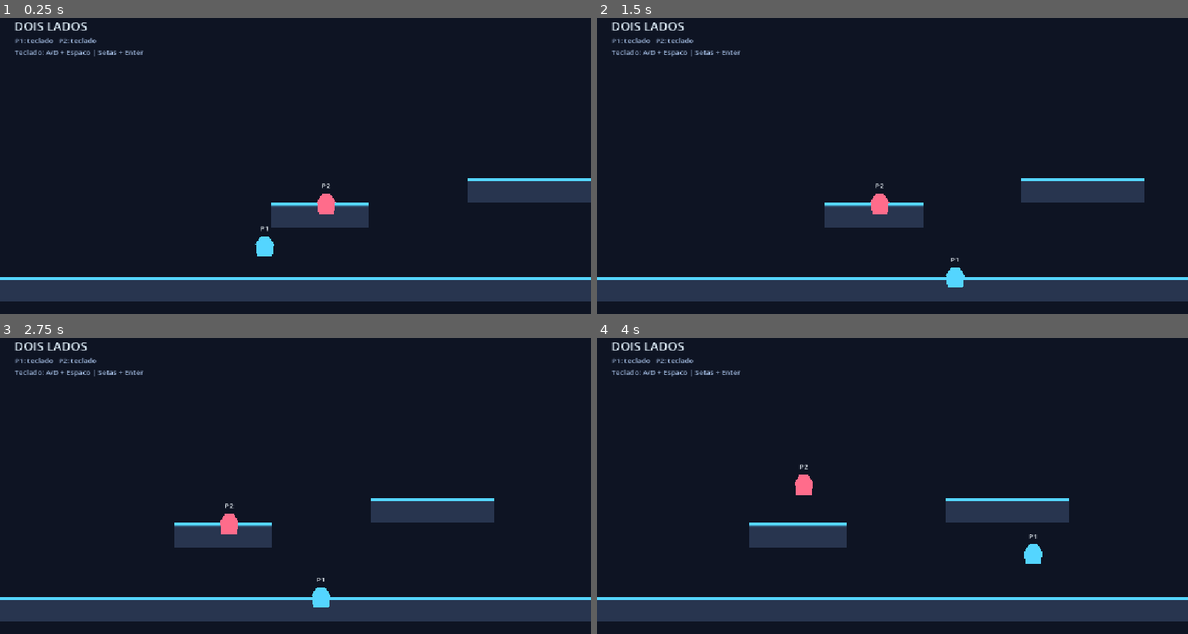
Above: before the commit, frames 1-4 (two rows, left to right).
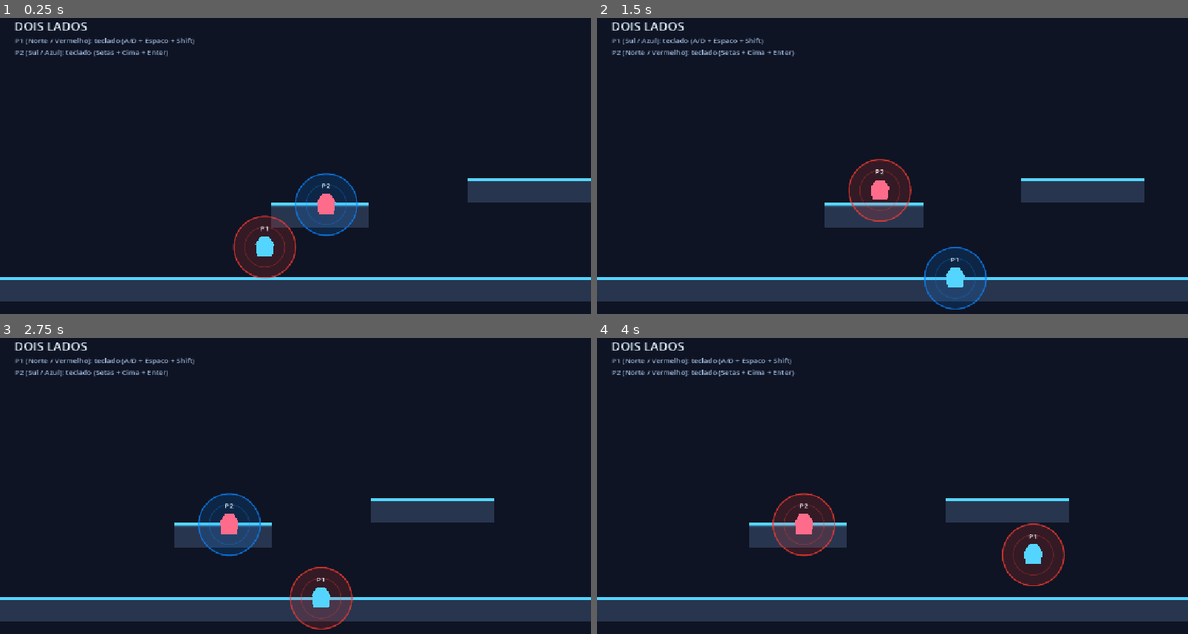
Above: after the commit, the same moments.

Repository: marioxaxa/amizadetudo
Game: Godot game, scene res://node_2d.tscn
The game is run twice, just before and just after one commit, with the same random seed, the same clock (stepped at 60 frames per second) and the same inputs.
Inputs:
- Up to frame 1 (0.25 s): no input
- Up to frame 2 (1.5 s): tap Enter (p2_jump, bound only before the commit) at 0.5 s; hold D (p1_right) from 0.53 s (still down); tap Shift (p1_toggle_polarity, bound only after the commit) at 0.6 s; tap Space (p1_jump) at 0.77 s; tap Up (p2_jump, bound only after the commit) at 0.8, 1.35 s
- Up to frame 3 (2.75 s): tap Space (p1_jump) at 1.52 s; tap Enter (p2_jump, bound only before the commit) at 1.55, 2.1 s; release D (p1_right) at 2.03 s; hold A (p1_left) from 2.03 s (still down); tap Shift (p1_toggle_polarity, bound only after the commit) at 2.3 s
- Up to frame 4 (4 s): release A (p1_left) at 2.78 s; hold D (p1_right) from 2.78 s (still down); tap Left (p2_left) at 2.85 s; tap Space (p1_jump) at 3.02, 3.77 s; tap Up (p2_jump, bound only after the commit) at 3.05 s; tap Right (p2_right) at 3.6 s; tap Enter (p2_jump, bound only before the commit) at 3.8 s

The runs differ from the first frame. In frame 1, 3.6% of the frame differs, in the area x 2-61%, y 6-89%; in frame 2, 3.9%; in frame 3, 3.7%; in frame 4, 4.2%, in the area x 2-80%, y 6-84%.

Commit message:
mecânica de íma

Diff:
--- a/amizadetudo/node_2d.tscn
+++ b/amizadetudo/node_2d.tscn
@@ -1,48 +1,48 @@
-[gd_scene load_steps=3 format=3]
+[gd_scene format=3 uid="uid://bd1hrdyuwmule"]
 
-[ext_resource type="Script" path="res://scripts/main.gd" id="1_main"]
+[ext_resource type="Script" uid="uid://cuy5lcpr07wdl" path="res://scripts/main.gd" id="1_main"]
 [ext_resource type="PackedScene" path="res://player.tscn" id="2_player"]
 
-[node name="Game" type="Node2D"]
+[node name="Game" type="Node2D" unique_id=323105020]
 script = ExtResource("1_main")
 
-[node name="Backdrop" type="Polygon2D" parent="."]
+[node name="Backdrop" type="Polygon2D" parent="." unique_id=1721699380]
+color = Color(0.055, 0.082, 0.14, 1)
 polygon = PackedVector2Array(-1600, -600, 3000, -600, 3000, 900, -1600, 900)
-color = Color(0.055, 0.082, 0.14, 1)
 
-[node name="TileMapLayer" type="TileMapLayer" parent="."]
+[node name="TileMapLayer" type="TileMapLayer" parent="." unique_id=333318943]
 
-[node name="Players" type="Node2D" parent="."]
+[node name="Players" type="Node2D" parent="." unique_id=1402996685]
 
-[node name="PlayerOne" parent="Players" instance=ExtResource("2_player")]
+[node name="PlayerOne" parent="Players" unique_id=536436913 instance=ExtResource("2_player")]
 position = Vector2(180, 420)
-player_index = 1
 player_color = Color(0.333, 0.839, 1, 1)
 
-[node name="PlayerTwo" parent="Players" instance=ExtResource("2_player")]
+[node name="PlayerTwo" parent="Players" unique_id=1184196694 instance=ExtResource("2_player")]
 position = Vector2(300, 420)
 player_index = 2
 player_color = Color(1, 0.424, 0.549, 1)
+polarity = 1
 
-[node name="SharedCamera" type="Camera2D" parent="."]
+[node name="SharedCamera" type="Camera2D" parent="." unique_id=373816413]
 position = Vector2(240, 360)
-position_smoothing_enabled = true
-position_smoothing_speed = 6.0
 limit_left = -384
 limit_top = 0
 limit_right = 2208
 limit_bottom = 648
+position_smoothing_enabled = true
+position_smoothing_speed = 6.0
 
-[node name="CanvasLayer" type="CanvasLayer" parent="."]
+[node name="CanvasLayer" type="CanvasLayer" parent="." unique_id=1289739951]
 
-[node name="Title" type="Label" parent="CanvasLayer"]
+[node name="Title" type="Label" parent="CanvasLayer" unique_id=94282964]
 offset_left = 28.0
 offset_top = 22.0
 theme_override_colors/font_color = Color(0.9, 0.96, 1, 1)
 theme_override_font_sizes/font_size = 24
 text = "DOIS LADOS"
 
-[node name="Status" type="Label" parent="CanvasLayer"]
+[node name="Status" type="Label" parent="CanvasLayer" unique_id=1691519690]
 offset_left = 29.0
 offset_top = 57.0
 theme_override_colors/font_color = Color(0.65, 0.75, 0.9, 1)
--- a/amizadetudo/scripts/character_body_2d.gd
+++ b/amizadetudo/scripts/character_body_2d.gd
@@ -1,7 +1,16 @@
 extends CharacterBody2D
+
+enum Polarity {
+	NORTH,
+	SOUTH
+}
 
 @export var player_index := 1
 @export var player_color := Color("55d6ff")
+@export var polarity: Polarity = Polarity.NORTH
+@export var aura_radius := 60.0
+@export var polarity_cooldown := 1.0
+@export var magnetic_strength := 4000.0
 @export var max_speed := 300.0
 @export var acceleration := 2200.0
 @export var deceleration := 2600.0
@@ -12,17 +21,23 @@
 const GRAVITY := 1500.0
 
 var joypad_id := -1
+var other_player: CharacterBody2D = null
 var _coyote_timer := 0.0
 var _jump_buffer_timer := 0.0
 var _jump_was_held := false
+var _cooldown_timer := 0.0
+var _toggle_was_held := false
 
-@onready var visual: Polygon2D = $Visual
-@onready var nameplate: Label = $Nameplate
+@onready var visual: Polygon2D = get_node_or_null("Visual")
+@onready var nameplate: Label = get_node_or_null("Nameplate")
 
 
 func _ready() -> void:
-	visual.color = player_color
-	nameplate.text = "P%d" % player_index
+	if visual:
+		visual.color = player_color
+	if nameplate:
+		nameplate.text = "P%d" % player_index
+	queue_redraw()
 
 
 func set_joypad(device_id: int) -> void:
@@ -36,6 +51,12 @@
 	else:
 		_coyote_timer = maxf(_coyote_timer - delta, 0.0)
 		velocity.y += GRAVITY * delta
+
+	_cooldown_timer = maxf(_cooldown_timer - delta, 0.0)
+	var toggle_held := _is_toggle_held()
+	if toggle_held and not _toggle_was_held:
+		toggle_polarity()
+	_toggle_was_held = toggle_held
 
 	var input_direction := _get_movement_input()
 	var target_speed := input_direction * max_speed
@@ -55,7 +76,20 @@
 		_coyote_timer = 0.0
 		_play_jump_tween()
 
-	move_and_slide()
+	if not is_instance_valid(other_player) and is_inside_tree():
+		var parent = get_parent()
+		if parent:
+			for child in parent.get_children():
+				if child is CharacterBody2D and child != self:
+					other_player = child
+					break
+
+	if is_instance_valid(other_player):
+		var magnet_force := calculate_magnetic_force(other_player)
+		velocity += magnet_force * delta
+
+	if is_inside_tree():
+		move_and_slide()
 
 
 func _get_movement_input() -> float:
@@ -75,6 +109,66 @@
 
 
 func _play_jump_tween() -> void:
+	if not visual:
+		return
 	var tween := create_tween()
 	tween.tween_property(visual, "scale", Vector2(0.78, 1.22), 0.08)
 	tween.tween_property(visual, "scale", Vector2.ONE, 0.14).set_trans(Tween.TRANS_QUAD).set_ease(Tween.EASE_OUT)
+
+
+func toggle_polarity() -> bool:
+	if _cooldown_timer > 0.0:
+		return false
+	polarity = Polarity.SOUTH if polarity == Polarity.NORTH else Polarity.NORTH
+	_cooldown_timer = polarity_cooldown
+	queue_redraw()
+	return true
+
+
+func _is_toggle_held() -> bool:
+	var action := "p1_toggle_polarity" if player_index == 1 else "p2_toggle_polarity"
+	var controller_toggle := joypad_id >= 0 and Input.get_connected_joypads().has(joypad_id) and (Input.is_joy_button_pressed(joypad_id, JOY_BUTTON_X) or Input.is_joy_button_pressed(joypad_id, JOY_BUTTON_B))
+	return Input.is_action_pressed(action) or controller_toggle
+
+
+func set_other_player(other: CharacterBody2D) -> void:
+	other_player = other
+
+
+func calculate_magnetic_force(other: Node2D) -> Vector2:
+	if not is_instance_valid(other):
+		return Vector2.ZERO
+	var other_aura_radius: float = other.get("aura_radius") if other.get("aura_radius") != null else aura_radius
+	var max_dist := aura_radius + other_aura_radius
+	var diff := other.global_position - global_position
+	var dist := diff.length()
+	if dist <= 0.001 or dist >= max_dist:
+		return Vector2.ZERO
+
+	var dir := diff / dist
+	var other_pol = other.get("polarity")
+	if other_pol == null:
+		return Vector2.ZERO
+
+	var is_repelling: bool = (polarity == other_pol)
+	var force_dir: Vector2 = -dir if is_repelling else dir
+
+	var proximity := 1.0 - (dist / max_dist)
+	var magnitude := magnetic_strength * (0.35 + 0.65 * proximity)
+	return force_dir * magnitude
+
+
+func get_aura_color() -> Color:
+	return Color("ff3b30") if polarity == Polarity.NORTH else Color("0a84ff")
+
+
+func _draw() -> void:
+	var base_color := get_aura_color()
+	var fill_color := Color(base_color.r, base_color.g, base_color.b, 0.16)
+	var ring_color := Color(base_color.r, base_color.g, base_color.b, 0.75)
+
+	draw_circle(Vector2.ZERO, aura_radius, fill_color)
+	draw_arc(Vector2.ZERO, aura_radius, 0.0, TAU, 64, ring_color, 2.5, true)
+
+	var inner_ring := Color(base_color.r, base_color.g, base_color.b, 0.28)
+	draw_arc(Vector2.ZERO, aura_radius * 0.65, 0.0, TAU, 48, inner_ring, 1.5, true)
--- a/amizadetudo/scripts/main.gd
+++ b/amizadetudo/scripts/main.gd
@@ -12,13 +12,24 @@
 	_configure_input_map()
 	_build_level()
 	_assign_controllers()
+	player_one.set_other_player(player_two)
+	player_two.set_other_player(player_one)
 	Input.joy_connection_changed.connect(_on_joy_connection_changed)
 
 
 func _process(delta: float) -> void:
 	var midpoint := (player_one.global_position + player_two.global_position) * 0.5
 	camera.global_position = camera.global_position.lerp(midpoint, minf(delta * 5.0, 1.0))
-	status.text = "P1: %s   P2: %s\nTeclado: A/D + Espaco | Setas + Enter" % [_device_name(player_one.joypad_id), _device_name(player_two.joypad_id)]
+	status.text = "P1 [%s]: %s (A/D + Espaco + Shift)\nP2 [%s]: %s (Setas + Cima + Enter)" % [
+		_polarity_name(player_one.polarity),
+		_device_name(player_one.joypad_id),
+		_polarity_name(player_two.polarity),
+		_device_name(player_two.joypad_id)
+	]
+
+
+func _polarity_name(pol: int) -> String:
+	return "Norte / Vermelho" if pol == 0 else "Sul / Azul"
 
 
 func _assign_controllers() -> void:
@@ -31,14 +42,18 @@
 	_add_key_action("p1_left", KEY_A)
 	_add_key_action("p1_right", KEY_D)
 	_add_key_action("p1_jump", KEY_SPACE)
+	_add_key_action("p1_toggle_polarity", KEY_SHIFT)
 	_add_key_action("p2_left", KEY_LEFT)
 	_add_key_action("p2_right", KEY_RIGHT)
-	_add_key_action("p2_jump", KEY_ENTER)
+	_add_key_action("p2_jump", KEY_UP)
+	_add_key_action("p2_toggle_polarity", KEY_ENTER)
 
 
 func _add_key_action(action: StringName, keycode: Key) -> void:
 	if not InputMap.has_action(action):
 		InputMap.add_action(action)
+	else:
+		InputMap.action_erase_events(action)
 	var event := InputEventKey.new()
 	event.physical_keycode = keycode
 	InputMap.action_add_event(action, event)
--- /dev/null
+++ b/amizadetudo/tests/test_magnet.gd
@@ -0,0 +1,194 @@
+extends SceneTree
+
+func _init() -> void:
+	print("--- Running Magnet Mechanics Tests ---")
+	var failures: int = 0
+	failures += test_input_mapping()
+	failures += test_player_polarity_and_cooldown()
+	failures += test_magnetic_force()
+	failures += test_aura_properties()
+	failures += test_scene_integration()
+
+	if failures > 0:
+		print("FAILED: %d tests failed" % failures)
+		quit(1)
+	else:
+		print("ALL TESTS PASSED!")
+		quit(0)
+
+
+func assert_true(condition: bool, msg: String) -> int:
+	if not condition:
+		printerr("Assertion failed: %s" % msg)
+		return 1
+	return 0
+
+
+func test_input_mapping() -> int:
+	print("Testing input mapping...")
+	var main_scene = load("res://scripts/main.gd").new()
+	main_scene._configure_input_map()
+
+	var err := 0
+	# Check p2_jump has KEY_UP
+	err += assert_true(InputMap.has_action("p2_jump"), "p2_jump action exists")
+	var p2_jump_events = InputMap.action_get_events("p2_jump")
+	var has_up = false
+	var has_enter = false
+	for ev in p2_jump_events:
+		if ev is InputEventKey:
+			if ev.physical_keycode == KEY_UP or ev.keycode == KEY_UP:
+				has_up = true
+			if ev.physical_keycode == KEY_ENTER or ev.keycode == KEY_ENTER:
+				has_enter = true
+	err += assert_true(has_up, "p2_jump contains KEY_UP")
+	err += assert_true(not has_enter, "p2_jump does NOT contain KEY_ENTER")
+
+	# Check p1_toggle_polarity has KEY_SHIFT
+	err += assert_true(InputMap.has_action("p1_toggle_polarity"), "p1_toggle_polarity action exists")
+	var p1_toggle_events = InputMap.action_get_events("p1_toggle_polarity")
+	var has_shift = false
+	for ev in p1_toggle_events:
+		if ev is InputEventKey and (ev.physical_keycode == KEY_SHIFT or ev.keycode == KEY_SHIFT):
+			has_shift = true
+	err += assert_true(has_shift, "p1_toggle_polarity contains KEY_SHIFT")
+
+	# Check p2_toggle_polarity has KEY_ENTER
+	err += assert_true(InputMap.has_action("p2_toggle_polarity"), "p2_toggle_polarity action exists")
+	var p2_toggle_events = InputMap.action_get_events("p2_toggle_polarity")
+	var has_toggle_enter = false
+	for ev in p2_toggle_events:
+		if ev is InputEventKey and (ev.physical_keycode == KEY_ENTER or ev.keycode == KEY_ENTER):
+			has_toggle_enter = true
+	err += assert_true(has_toggle_enter, "p2_toggle_polarity contains KEY_ENTER")
+
+	main_scene.free()
+	return err
+
+
+func test_player_polarity_and_cooldown() -> int:
+	print("Testing player polarity and cooldown...")
+	var player_script = load("res://scripts/character_body_2d.gd")
+	var player = player_script.new()
+	var err := 0
+
+	err += assert_true(player.get("polarity") != null, "player has polarity property")
+	err += assert_true(player.has_method("toggle_polarity"), "player has toggle_polarity method")
+	if not player.has_method("toggle_polarity"):
+		player.free()
+		return err
+
+	# Initial polarity
+	var initial_pol = player.polarity
+	var toggled_1 = player.toggle_polarity()
+	err += assert_true(toggled_1 == true, "first toggle_polarity succeeds")
+	err += assert_true(player.polarity != initial_pol, "polarity changed after first toggle")
+
+	# Immediate second toggle should fail due to cooldown
+	var toggled_2 = player.toggle_polarity()
+	err += assert_true(toggled_2 == false, "second immediate toggle fails due to cooldown")
+
+	# Advance time partially (0.5s)
+	player._physics_process(0.5)
+	var toggled_3 = player.toggle_polarity()
+	err += assert_true(toggled_3 == false, "toggle after 0.5s still fails (cooldown is 1.0s)")
+
+	# Advance time remaining (0.6s)
+	player._physics_process(0.6)
+	var toggled_4 = player.toggle_polarity()
+	err += assert_true(toggled_4 == true, "toggle after 1.1s succeeds")
+	err += assert_true(player.polarity == initial_pol, "polarity returned to initial state")
+
+	player.free()
+	return err
+
+
+func test_magnetic_force() -> int:
+	print("Testing magnetic force calculation...")
+	var player_script = load("res://scripts/character_body_2d.gd")
+	var p1 = player_script.new()
+	var p2 = player_script.new()
+	p1.position = Vector2(100, 200)
+	p2.position = Vector2(200, 200)
+	p1.aura_radius = 120.0
+	p2.aura_radius = 120.0
+
+	var err := 0
+	err += assert_true(p1.has_method("calculate_magnetic_force"), "player has calculate_magnetic_force method")
+	err += assert_true(p1.magnetic_strength >= 9000.0, "magnetic_strength is 9000.0 (5x increase)")
+	if not p1.has_method("calculate_magnetic_force"):
+		p1.free()
+		p2.free()
+		return err
+
+	# Case 1: Same polarity (NORTH and NORTH) -> Repulsion
+	p1.polarity = p1.Polarity.NORTH
+	p2.polarity = p2.Polarity.NORTH
+	var rep_force_p1: Vector2 = p1.calculate_magnetic_force(p2)
+	var rep_force_p2: Vector2 = p2.calculate_magnetic_force(p1)
+	err += assert_true(rep_force_p1.x < 0, "p1 repelled left (force.x < 0)")
+	err += assert_true(rep_force_p2.x > 0, "p2 repelled right (force.x > 0)")
+
+	# Case 2: Opposite polarity (NORTH and SOUTH) -> Attraction
+	p1.polarity = p1.Polarity.NORTH
+	p2.polarity = p2.Polarity.SOUTH
+	var att_force_p1: Vector2 = p1.calculate_magnetic_force(p2)
+	var att_force_p2: Vector2 = p2.calculate_magnetic_force(p1)
+	err += assert_true(att_force_p1.x > 0, "p1 attracted right (force.x > 0)")
+	err += assert_true(att_force_p2.x < 0, "p2 attracted left (force.x < 0)")
+
+	# Case 3: Outside aura range (dist = 300 > 240) -> Zero force
+	p2.position = Vector2(400, 200)
+	var out_force_p1: Vector2 = p1.calculate_magnetic_force(p2)
+	err += assert_true(out_force_p1 == Vector2.ZERO, "out of range produces Vector2.ZERO")
+
+	p1.free()
+	p2.free()
+	return err
+
+
+func test_aura_properties() -> int:
+	print("Testing aura properties and colors...")
+	var player_script = load("res://scripts/character_body_2d.gd")
+	var player = player_script.new()
+	var err := 0
+
+	err += assert_true(player.has_method("get_aura_color"), "player has get_aura_color helper method")
+	if not player.has_method("get_aura_color"):
+		player.free()
+		return err
+
+	player.polarity = player.Polarity.NORTH
+	var north_color: Color = player.get_aura_color()
+	err += assert_true(north_color.r > north_color.b, "North aura is predominantly red (r > b)")
+
+	player.polarity = player.Polarity.SOUTH
+	var south_color: Color = player.get_aura_color()
+	err += assert_true(south_color.b > south_color.r, "South aura is predominantly blue (b > r)")
+
+	player.free()
+	return err
+
+
+func test_scene_integration() -> int:
+	print("Testing scene integration (node_2d.tscn)...")
+	var scene_res = load("res://node_2d.tscn")
+	var scene = scene_res.instantiate()
+	var err := 0
+
+	var p1 = scene.get_node_or_null("Players/PlayerOne")
+	var p2 = scene.get_node_or_null("Players/PlayerTwo")
+	err += assert_true(p1 != null, "scene has Players/PlayerOne")
+	err += assert_true(p2 != null, "scene has Players/PlayerTwo")
+
+	if p1 and p2:
+		err += assert_true(p1.polarity == 0, "PlayerOne configured with North polarity (0)")
+		err += assert_true(p2.polarity == 1, "PlayerTwo configured with South polarity (1)")
+		scene.player_one = p1
+		scene.player_two = p2
+		scene._ready()
+		err += assert_true(p1.other_player == p2, "PlayerOne references PlayerTwo after ready")
+		err += assert_true(p2.other_player == p1, "PlayerTwo references PlayerOne after ready")
+
+	scene.free()
+	return err
Not shown, added: amizadetudo/tests/test_magnet.gd.uid
